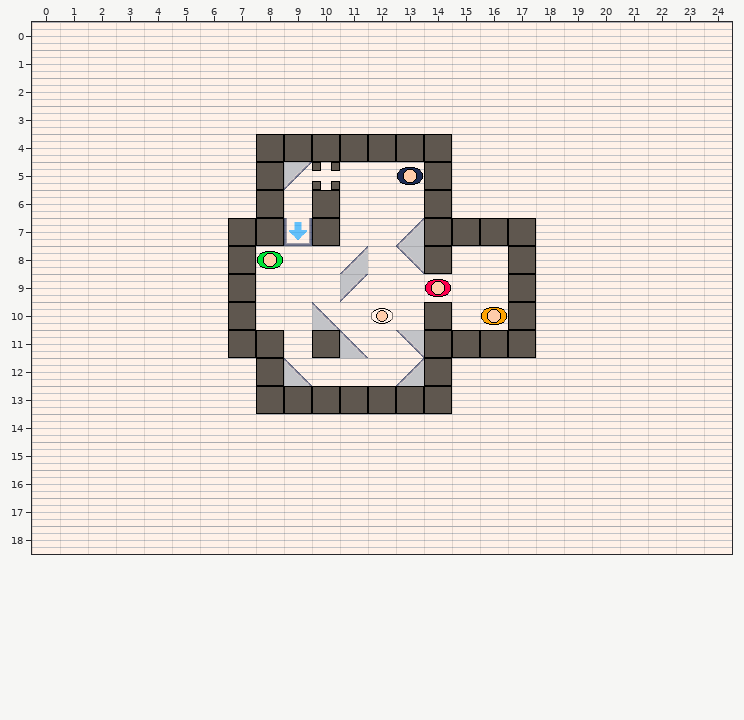
Tiled map: Prototype-9/assets/level6.tmx. The picture above was drawn from the file before the commit.
Cells are 32x32 px. Shown: x 0..24, y 0..18.
After:
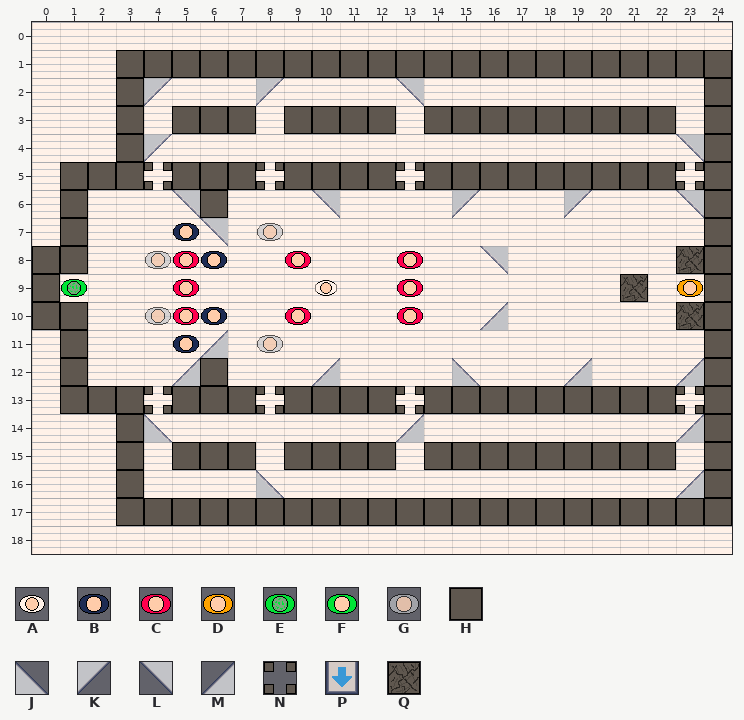
Key: from "topdownpeople": A 0, B 2, C 4, D 6, E 8, F 9, G 10; from "walls1": H 0, J 2, K 3, L 4, M 5, N 7, P 10, Q 12.
_ is an empty cell.
Objects are placed by their top-left corner, in cells (3,4 is the top-left corner of cell 3,4); size is 1x1 cell unless given.
Tiles replaced or removed in this view: H.
Changes in this commit:
Changed rows in their new state; . is an unchanged cell.
Layer "corners":
added: K "downright" at 4,2
added: K "downright" at 8,2
added: L "downleft" at 13,2
added: K "downright" at 4,4
added: L "downleft" at 23,4
added: N "pipe" at 4,5
added: N "pipe" at 8,5
added: N "pipe" at 13,5
added: N "pipe" at 23,5
added: K "downright" at 15,6
added: L "downleft" at 23,6
added: L "downleft" at 10,6
added: L "downleft" at 5,6
added: K "downright" at 19,6
added: L "downleft" at 6,7
added: L "downleft" at 16,8
added: Q "break" at 23,8
added: Q "break" at 21,9
added: M "upleft" at 16,10
added: Q "break" at 23,10
added: M "upleft" at 6,11
added: J "upright" at 15,12
added: M "upleft" at 5,12
added: M "upleft" at 10,12
added: M "upleft" at 23,12
added: M "upleft" at 19,12
added: N "pipe" at 23,13
added: N "pipe" at 13,13
added: N "pipe" at 8,13
added: N "pipe" at 4,13
added: M "upleft" at 23,14
added: M "upleft" at 13,14
added: J "upright" at 4,14
added: J "upright" at 8,16
added: M "upleft" at 23,16
removed: K "downright" at 9,5
removed: N "pipe" at 10,5
removed: M "upleft" at 13,7
removed: P "down" at 9,7
removed: M "upleft" at 11,8
removed: L "downleft" at 13,8
removed: K "downright" at 11,9
removed: J "upright" at 10,10
removed: J "upright" at 11,11
removed: L "downleft" at 13,11
removed: J "upright" at 9,12
removed: M "upleft" at 13,12
Layer "people":
added: B "black" at 5,7
added: G "ghost" at 8,7
added: G "ghost" at 4,8
added: C "red" at 5,8
added: B "black" at 6,8
added: C "red" at 9,8
added: C "red" at 13,8
added: E "spawn" at 1,9
added: D "goal" at 23,9
added: C "red" at 5,9
added: A "white" at 10,9
added: C "red" at 13,9
added: G "ghost" at 4,10
added: C "red" at 5,10
added: B "black" at 6,10
added: C "red" at 9,10
added: C "red" at 13,10
added: B "black" at 5,11
added: G "ghost" at 8,11
removed: B "black" at 13,5
removed: F "spawn" at 8,8
removed: C "red" at 14,9
removed: A "white" at 12,10
removed: D "goal" at 16,10
Layer "walls":
first column x 0:
 1 ...HHHHHHHHHHHHHHHHHHHHHH
 2 ...H....................H
 3 ...H.HHH.HHHH.HHHHHHHHH.H
 4 ...H...._______.........H
 5 .HHH.HHH_HHHH..HHHHHHHH.H
 6 .H....H._._..._.........H
 7 .H.....__._...____......H
 8 HH....._......_.._......H
 9 H......_........._......H
10 HH....._......_.._......H
11 .H.....__._...____......H
12 .H....H._....._.........H
13 .HHH.HHH_...._.HHHHHHHH.H
14 ...H....................H
15 ...H.HHH.HHHH.HHHHHHHHH.H
16 ...H....................H
17 ...HHHHHHHHHHHHHHHHHHHHHH
Changed places in both pictures, as pixel boxes (x1, y1, x2, y2):
changed: (32, 50, 732, 526)
